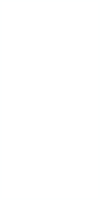
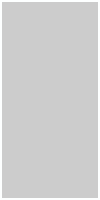
Comparing the layer stacks of the two w=100, h=200 images. Changes:
"decorations-wrapper-layer": opacity 15% → 20%, painted on it over [2, 2, 98, 198]
